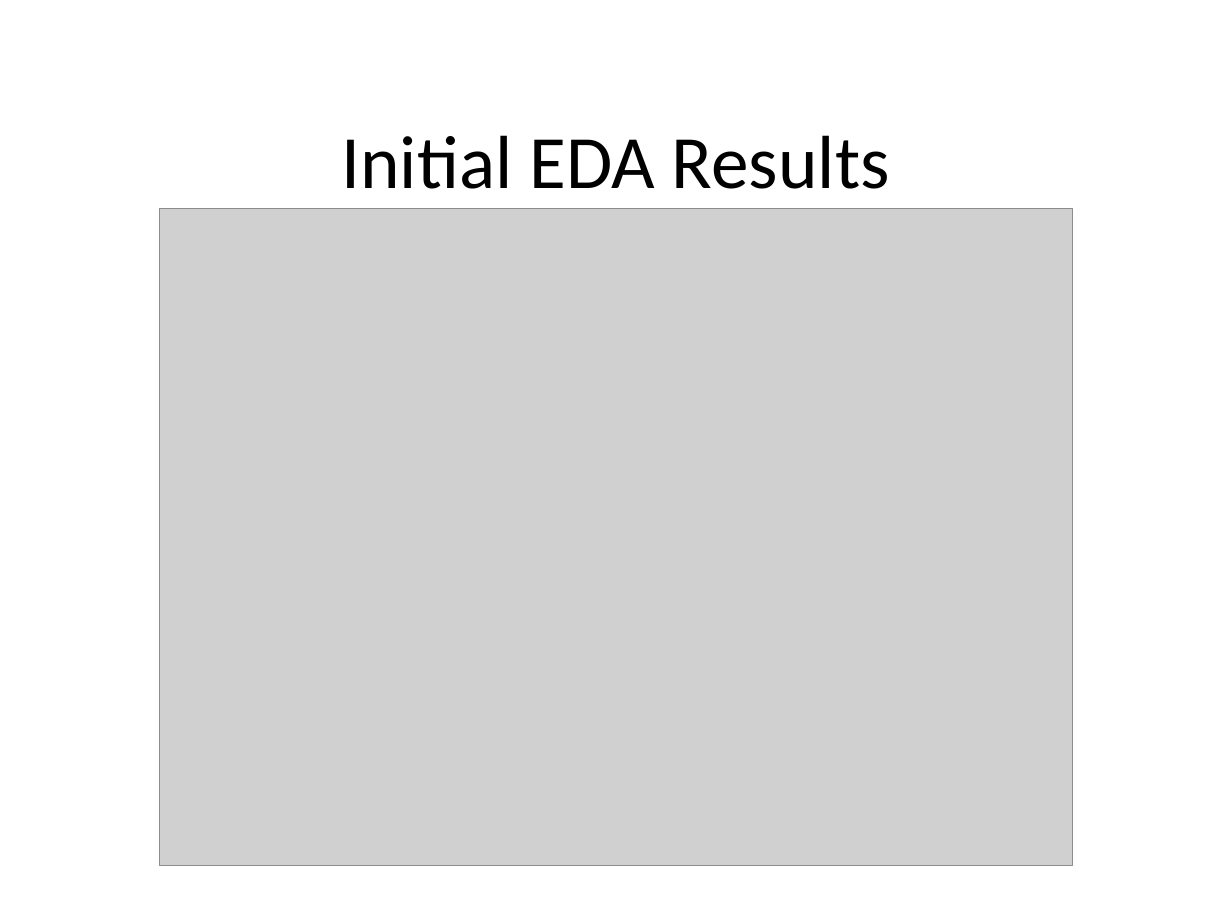
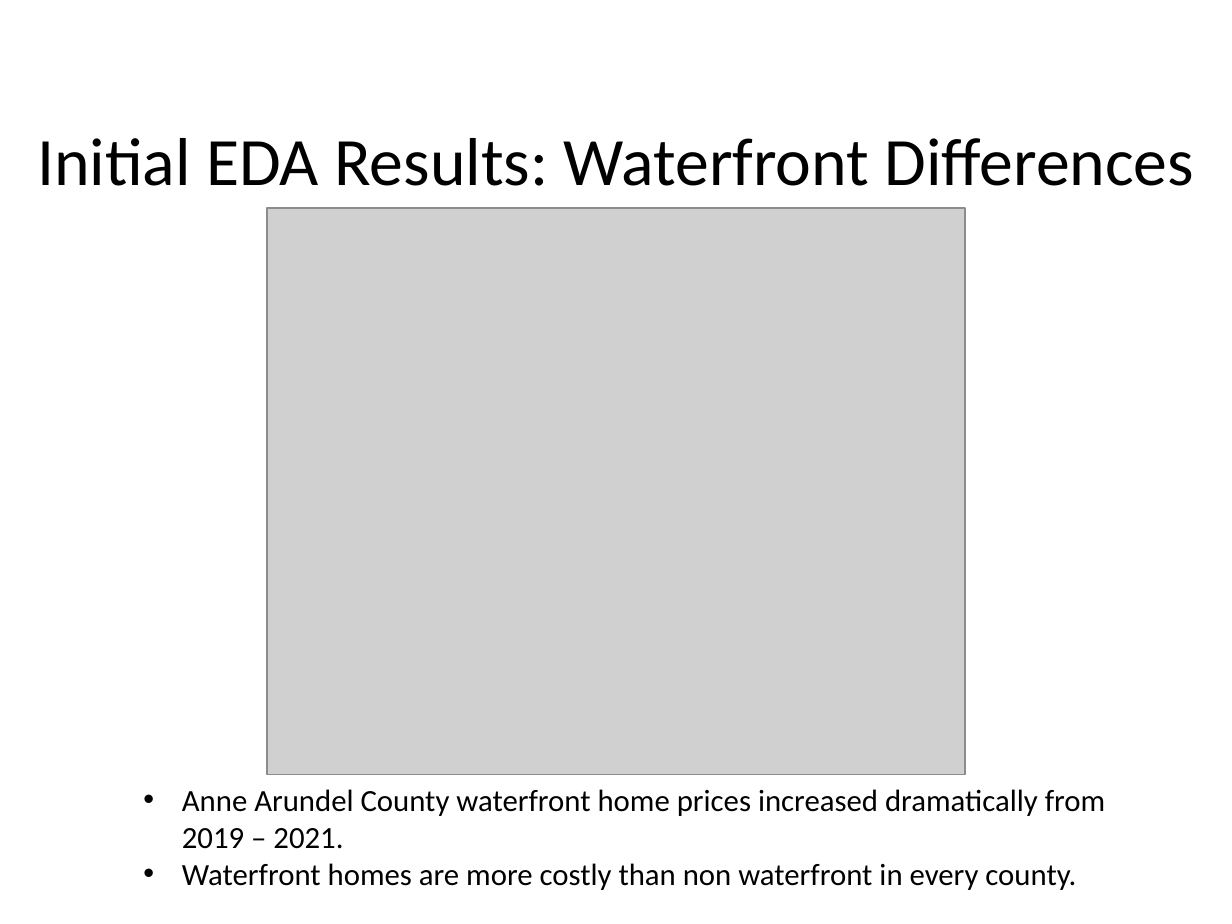
Before and after one commit to DATA-606-SPRING-2022/Zach_DATA606, a slide deck: slide 9 of Presentations/EDA_Presentation.pptx. Drawn at 1232x924 pixels with LibreOffice and Linux fonts; fonts in the diff are those of the drawing; grey boxes stand for pictures; background and template pictures are left out. Boxes give left, top, right and bottom in pixels: in the first picture for what was removed or moved away, otherwise in the second. Text is boxed around its words. In the diff, an @@ line names an element or a change of style, - is before the commit and + after.

```diff
--- a/Presentations/EDA_Presentation.pptx
+++ b/Presentations/EDA_Presentation.pptx
@@ title at <box>37,138,1194,186</box>: text changed; size 44 to 39.6 pt @@
-Initial EDA Results
+Initial EDA Results: Waterfront Differences
@@ picture: place and size @@
-picture at <box>159,208,1072,865</box>
+picture at <box>267,208,966,775</box>
@@ text added at <box>182,789,1105,890</box>, 18 pt, text #000000 @@
+• Anne Arundel County waterfront home prices increased dramatically from 2019 – 2021.
+• Waterfront homes are more costly than non waterfront in every county.
```
Also in this commit, not shown: 3 other slides changed, 4 slides added, 4 other files.
